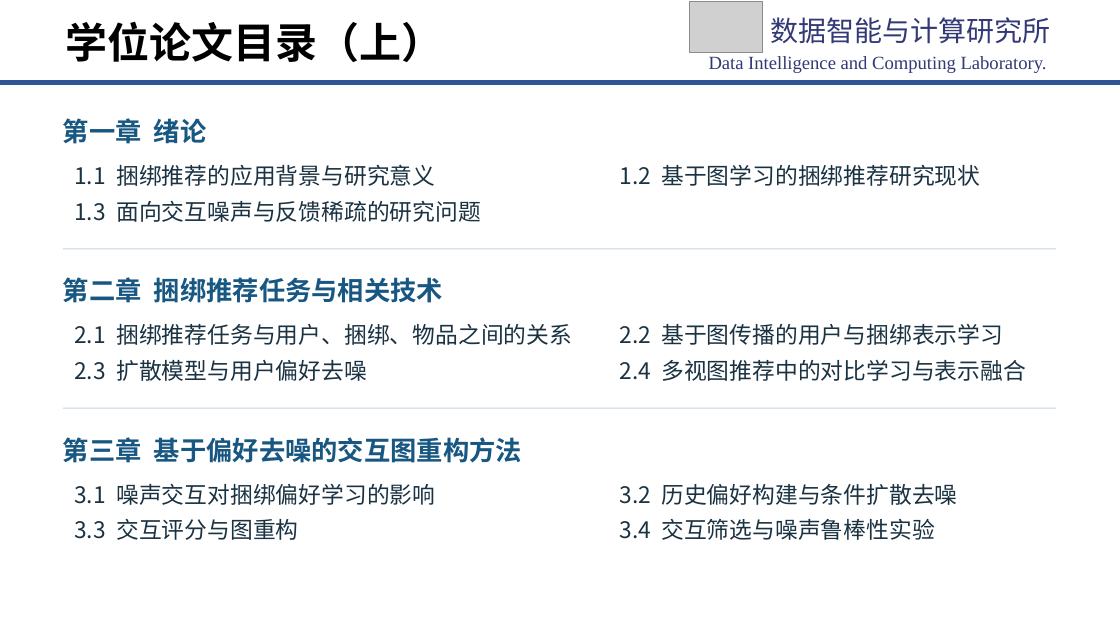
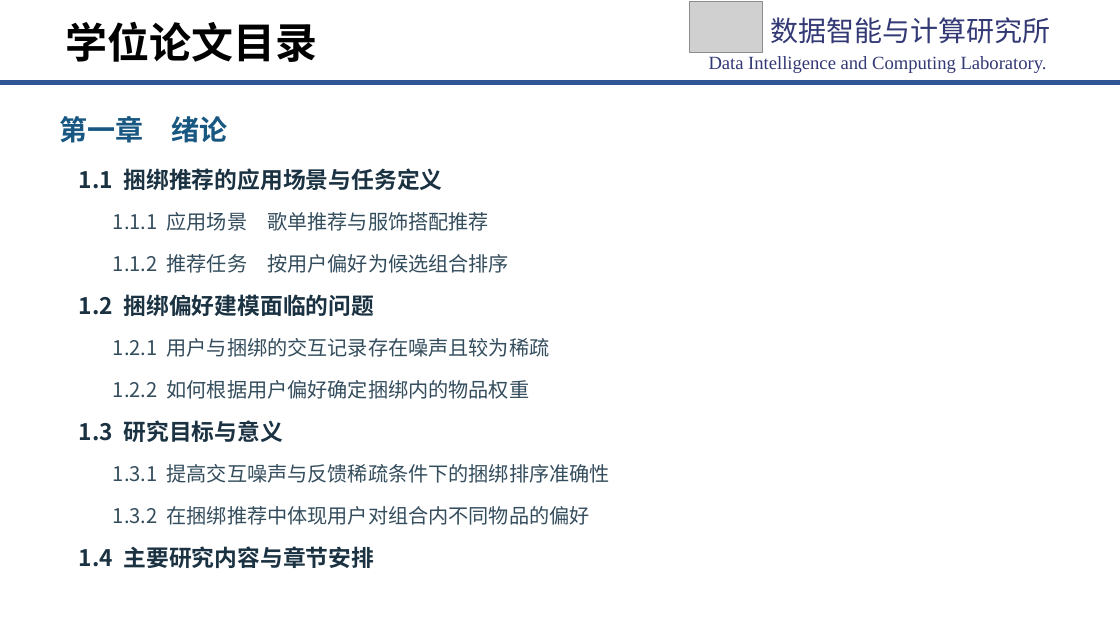
Before and after one commit to chengwuzi/MultiCBR-Project, a slide deck: slide 4 of 开题PPT/研二开题答辩-ReCoBR-定稿.pptx. Drawn at 1120x630 pixels with LibreOffice and Linux fonts; fonts in the diff are those of the drawing; grey boxes stand for pictures; background and template pictures are left out. Boxes give left, top, right and bottom in pixels: in the first picture for what was removed or moved away, otherwise in the second. Text is boxed around its words. In the diff, an @@ line names an element or a change of style, - is before the commit and + after.

Commit message:
ReCoBR-论文精修：开题-PPT完成

```diff
--- a/开题PPT/研二开题答辩-ReCoBR-定稿.pptx
+++ b/开题PPT/研二开题答辩-ReCoBR-定稿.pptx
@@ text at box(65, 22, 317, 62): text changed @@
-学位论文目录（上）
+学位论文目录
@@ text "第一章 绪论" at box(59, 116, 227, 143): size 22.5 to 24 pt @@
@@ text at box(79, 168, 442, 190): text changed; bold on @@
-1.1 捆绑推荐的应用背景与研究意义
+1.1 捆绑推荐的应用场景与任务定义
@@ text removed at box(74, 201, 481, 222) @@
-1.3 面向交互噪声与反馈稀疏的研究问题
@@ text at box(113, 212, 489, 231): text changed; size 19.5 to 17.2 pt; text colour #1A3242 to #344D5D @@
-1.2 基于图学习的捆绑推荐研究现状
+1.1.1 应用场景 歌单推荐与服饰搭配推荐
@@ rectangle removed at box(63, 249, 1056, 250) @@
@@ text added at box(113, 254, 509, 273), 17.2 pt, text #344D5D @@
+1.1.2 推荐任务 按用户偏好为候选组合排序
@@ text added at box(79, 294, 374, 316), 19.5 pt, text #1A3242, bold @@
+1.2 捆绑偏好建模面临的问题
@@ text removed at box(619, 324, 1003, 345) @@
-2.2 基于图传播的用户与捆绑表示学习
@@ text at box(113, 338, 550, 357): text changed; size 22.5 to 17.2 pt; text colour #185782 to #344D5D; bold off @@
-第二章 捆绑推荐任务与相关技术
+1.2.1 用户与捆绑的交互记录存在噪声且较为稀疏
@@ text at box(113, 380, 530, 399): text changed; size 19.5 to 17.2 pt; text colour #1A3242 to #344D5D @@
-2.1 捆绑推荐任务与用户、捆绑、物品之间的关系
+1.2.2 如何根据用户偏好确定捆绑内的物品权重
@@ text removed at box(619, 360, 1026, 381) @@
-2.4 多视图推荐中的对比学习与表示融合
@@ rectangle removed at box(63, 408, 1056, 408) @@
@@ text added at box(79, 420, 283, 442), 19.5 pt, text #1A3242, bold @@
+1.3 研究目标与意义
@@ text at box(113, 464, 610, 483): text changed; size 19.5 to 17.2 pt; text colour #1A3242 to #344D5D @@
-2.3 扩散模型与用户偏好去噪
+1.3.1 提高交互噪声与反馈稀疏条件下的捆绑排序准确性
@@ text removed at box(74, 484, 435, 505) @@
-3.1 噪声交互对捆绑偏好学习的影响
@@ text added at box(113, 506, 590, 525), 17.2 pt, text #344D5D @@
+1.3.2 在捆绑推荐中体现用户对组合内不同物品的偏好
@@ text removed at box(619, 484, 957, 505) @@
-3.2 历史偏好构建与条件扩散去噪
@@ text removed at box(74, 519, 298, 540) @@
-3.3 交互评分与图重构
@@ text removed at box(619, 519, 935, 540) @@
-3.4 交互筛选与噪声鲁棒性实验
@@ text at box(79, 546, 374, 568): text changed; size 22.5 to 19.5 pt; text colour #185782 to #1A3242 @@
-第三章 基于偏好去噪的交互图重构方法
+1.4 主要研究内容与章节安排
```
Also in this commit, not shown: 8 other slides changed, 3 slides added, 1 slide removed.
